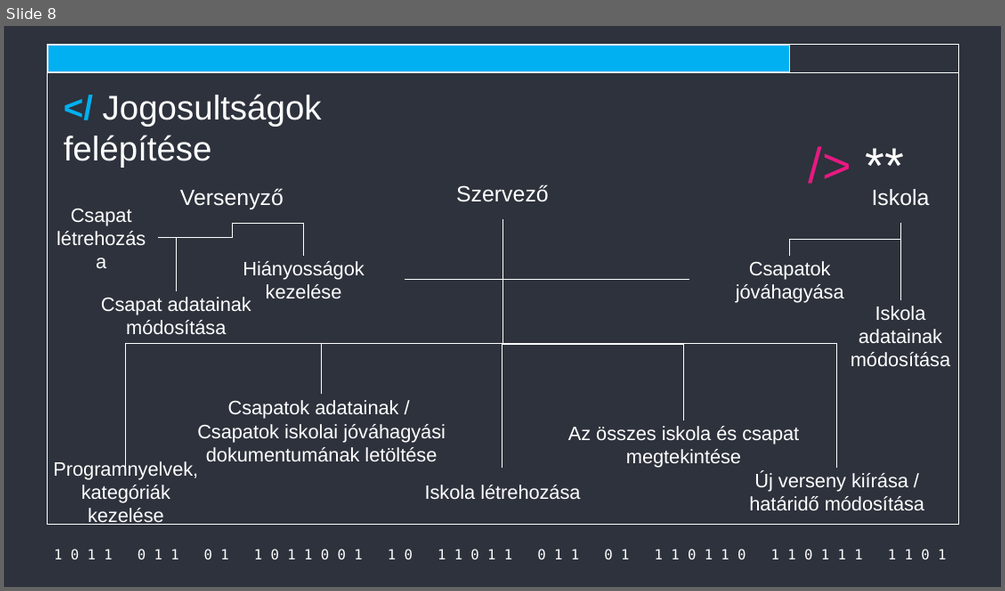
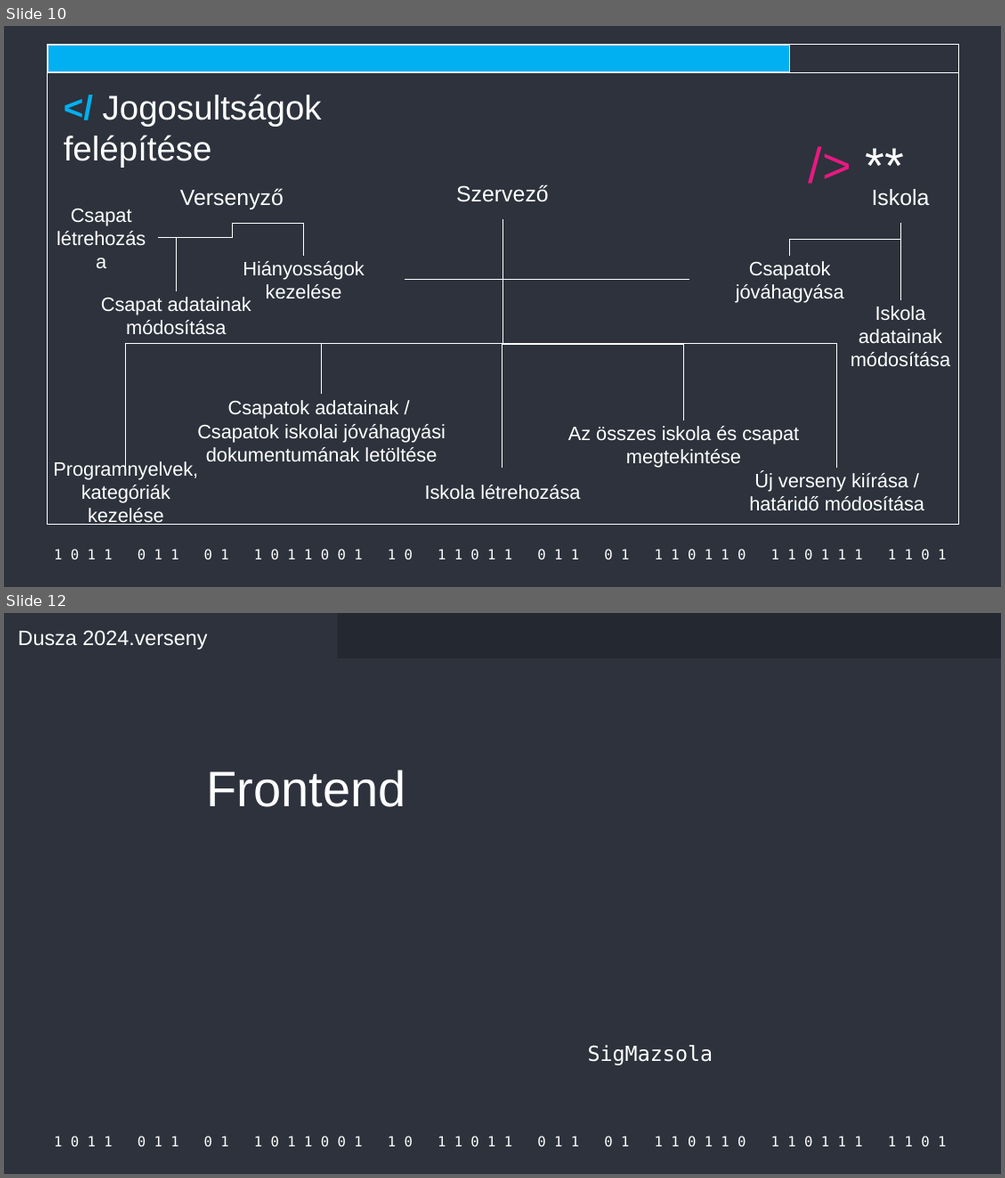
Before and after one commit to Acsilaa/dusza2024-25, a slide deck: Hell yeah ppt.pptx. Shown one above the other, each under a label of ours: slide 8 before the commit, slides 10 and 12 after it; the slides between them are not shown. The pictures are 1005x591 and 1005x1178 pixels, drawn with LibreOffice and Linux fonts; fonts in the diff are those of the drawing. Boxes give left, top, right and bottom in pixels: in the first picture for what was removed or moved away, otherwise in the second. Text is boxed around its words. In the diff, an @@ line names an element or a change of style, - is before the commit and + after.

```diff
--- a/Hell yeah ppt.pptx
+++ b/Hell yeah ppt.pptx
@@ slide 12 added at box(4, 613, 1001, 1174), background #2D323C; not listed: 1 template element that a slide beside it also shows @@
@@ text added at box(18, 630, 207, 649), 20 pt, text #FFFFFF @@
+Dusza 2024.verseny
@@ rectangle added at box(338, 613, 1001, 657), fill #242830 @@
@@ title added at box(207, 770, 406, 807), 48 pt, text #FFFFFF @@
+Frontend
@@ subtitle added at box(588, 1045, 713, 1065), 20 pt, text #FFFFFF @@
+SigMazsola
@@ what was slide 8 is now slide 10 @@
```
Also in this commit, not shown: 6 slides changed, 8 other slides added, 4 slides removed.
